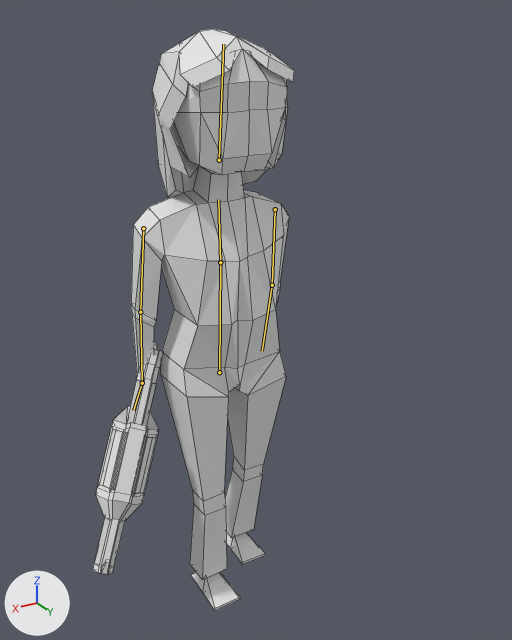
The Blender file assets/models/creatures/humanoid.blend as it was, and as the next commit left it.
The view is the same before and after, from a camera (50 mm lens) standing at (0.281, 0.508, 0.539) and looking at (-0.028, -0.008, 0.281). Arrows for +X, +Y and +Z are at lower left; the lights stay in place. Both versions are drawn at frame 1 of the action 'fire_twohanded'; the numbers are the values there. The bones that change are drawn over the model as lines. Mesh edges are drawn as thin lines.

The first picture shows 'arms', 'hair', 'head', 'legs', 'plasmarifle', 'torso'.
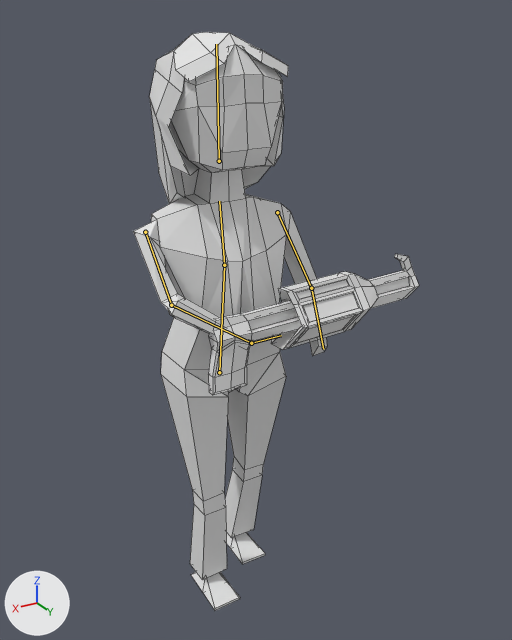
What changed in the scene script:
```text
Change bone_stomach:
    where bone_stomach = bpy.data.objects['humanoid'].pose.bones['stomach']
    bone_stomach.rotation_quaternion: (1.0, -0.029, 0.0, 0.0) -> (1.0, 0.0, 0.0, 0.0)  # degrees (-3, 0, 0) -> degrees (0, 0, 0)
Change bone_chest:
    where bone_chest = bpy.data.objects['humanoid'].pose.bones['chest']  # child of 'stomach'
    bone_chest.rotation_quaternion: (0.998, 0.066, 0.0, 0.0) -> (1.0, 0.0, 0.0, 0.0)  # degrees (8, 0, 0) -> degrees (0, 0, 0)
Change bone_head:
    where bone_head = bpy.data.objects['humanoid'].pose.bones['head']  # child of 'neck'
    bone_head.rotation_quaternion: (1.0, 0.018, -0.005, -0.001) -> (1.0, 0.0, 0.0, 0.0)  # degrees (2, -1, 0) -> degrees (0, 0, 0)
Change bone_arm_up_r:
    where bone_arm_up_r = bpy.data.objects['humanoid'].pose.bones['arm_up.r']  # child of 'shoulder.r'
    bone_arm_up_r.rotation_quaternion: (0.969, -0.026, 0.007, 0.246) -> (0.755, 0.323, 0.425, 0.38)  # degrees (-3, 1, 28) -> degrees (62, 23, 68)
Change bone_arm_low_r:
    where bone_arm_low_r = bpy.data.objects['humanoid'].pose.bones['arm_low.r']  # child of 'arm_up.r'
    bone_arm_low_r.rotation_quaternion: (1.0, 0.0, 0.0, 0.0) -> (0.495, -0.103, -0.702, 0.502)  # degrees (0, 0, 0) -> degrees (-90, -36, 127)
Change bone_hand_r:
    where bone_hand_r = bpy.data.objects['humanoid'].pose.bones['hand.r']  # child of 'arm_low.r'
    bone_hand_r.rotation_quaternion: (0.929, 0.269, 0.127, -0.219) -> (0.944, 0.319, 0.078, -0.027)  # degrees (28, 21, -21) -> degrees (37, 9, 0)
Change bone_arm_up_l:
    where bone_arm_up_l = bpy.data.objects['humanoid'].pose.bones['arm_up.l']  # child of 'shoulder.l'
    bone_arm_up_l.rotation_quaternion: (0.963, -0.041, -0.004, -0.267) -> (0.972, 0.181, -0.003, -0.147)  # degrees (-4, -2, -31) -> degrees (21, 3, -17)
Change bone_arm_low_l:
    where bone_arm_low_l = bpy.data.objects['humanoid'].pose.bones['arm_low.l']  # child of 'arm_up.l'
    bone_arm_low_l.rotation_quaternion: (1.0, 0.0, 0.0, 0.0) -> (0.879, 0.379, -0.038, -0.285)  # degrees (0, 0, 0) -> degrees (44, 9, -32)
```

Location of each change, (x1, y1, x2, y2) in pixels of the pictures (512 x 640 px):
'torso', posed
    before: (134, 190, 289, 397)
    after: (134, 194, 290, 397)
'plasmarifle', posed (199% wider, 39% shorter)
    before: (93, 342, 163, 575)
    after: (208, 254, 419, 395)
'head', posed
    before: (172, 49, 288, 203)
    after: (169, 44, 283, 203)
'hair', posed
    before: (152, 29, 294, 198)
    after: (149, 32, 288, 204)
'arms', posed
    before: (131, 219, 289, 375)
    after: (133, 212, 327, 356)
bone 'stomach', root to tip
    before: (219, 372) to (220, 262)
    after: (219, 372) to (224, 265)
bone 'chest', root to tip
    before: (220, 262) to (218, 199)
    after: (224, 265) to (219, 201)
bone 'head', root to tip
    before: (219, 160) to (223, 44)
    after: (219, 161) to (216, 44)
bone 'arm_up.r', root to tip
    before: (143, 228) to (140, 312)
    after: (145, 232) to (171, 305)
bone 'arm_low.r', root to tip
    before: (140, 312) to (142, 383)
    after: (171, 305) to (251, 343)
bone 'hand.r', root to tip
    before: (142, 383) to (133, 410)
    after: (251, 343) to (281, 335)
bone 'arm_up.l', root to tip
    before: (275, 209) to (272, 285)
    after: (277, 212) to (311, 288)
bone 'arm_low.l', root to tip
    before: (272, 285) to (262, 351)
    after: (311, 288) to (323, 349)
